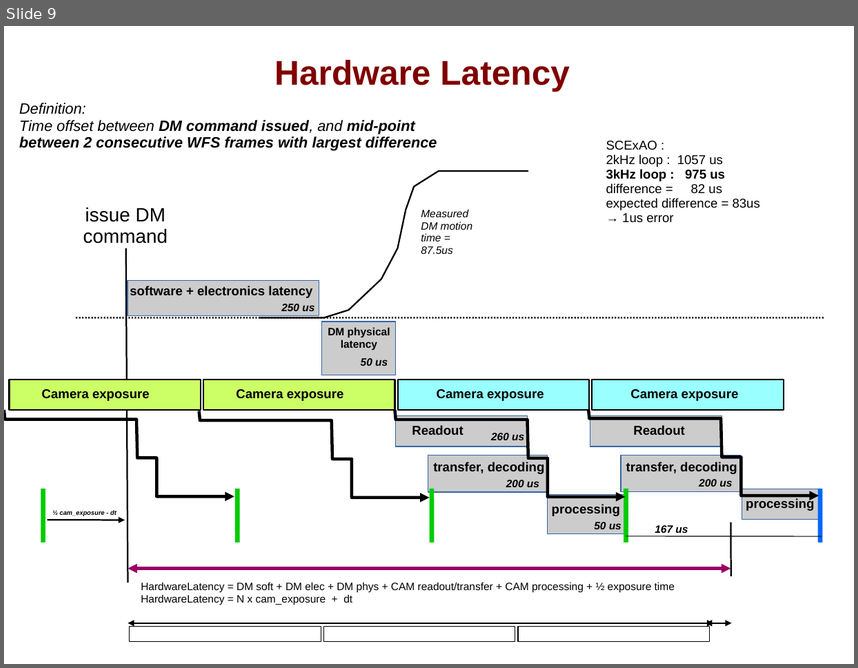
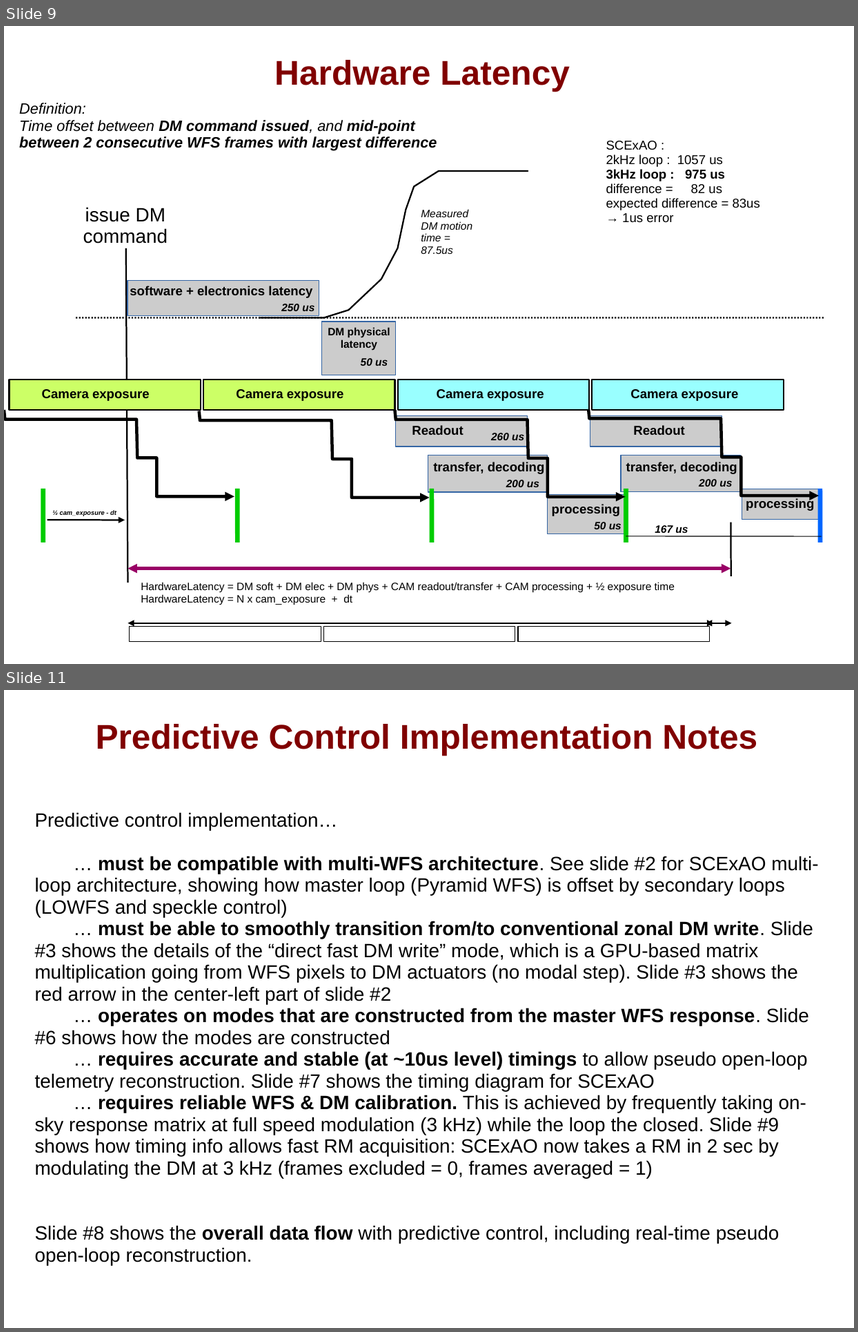
Before and after one commit to oguyon/AdaptiveOpticsControl, a slide deck: src/AOloopControl/doc/AOloopControl_figs.ppt. Shown one above the other, each under a label of ours: slide 9 before the commit, slides 9 and 11 after it; the slides between them are not shown. The pictures are 858x668 and 858x1332 pixels, drawn with LibreOffice and Linux fonts; fonts in the diff are those of the drawing. Boxes give left, top, right and bottom in pixels: in the first picture for what was removed or moved away, otherwise in the second. Text is boxed around its words. In the diff, an @@ line names an element or a change of style, - is before the commit and + after.

```diff
--- a/src/AOloopControl/doc/AOloopControl_figs.ppt
+++ b/src/AOloopControl/doc/AOloopControl_figs.ppt
@@ slide 11 added at bbox=[4, 690, 854, 1328], background #FFFFFF @@
@@ title added at bbox=[96, 724, 757, 756], 32 pt, text #800000, bold @@
+Predictive Control Implementation Notes
@@ text added at bbox=[35, 812, 818, 1265], 18 pt, text #000000 @@
+Predictive control implementation…
+… must be compatible with multi-WFS architecture. See slide #2 for SCExAO multi-loop architecture, showing how master loop (Pyramid WFS) is offset by secondary loops (LOWFS and speckle control)
+… must be able to smoothly transition from/to conventional zonal DM write. Slide #3 shows the details of the “direct fast DM write” mode, which is a GPU-based matrix multiplication going from WFS pixels to DM actuators (no modal step). Slide #3 shows the red arrow in the center-left part of slide #2
+… operates on modes that are constructed from the master WFS response. Slide #6 shows how the modes are constructed
+… requires accurate and stable (at ~10us level) timings to allow pseudo open-loop telemetry reconstruction. Slide #7 shows the timing diagram for SCExAO
+… requires reliable WFS & DM calibration. This is achieved by frequently taking on-sky response matrix at full speed modulation (3 kHz) while the loop the closed. Slide #9 shows how timing info allows fast RM acquisition: SCExAO now takes a RM in 2 sec by modulating the DM at 3 kHz (frames excluded = 0, frames averaged = 1)
+Slide #8 shows the overall data flow with predictive control, including real-time pseudo open-loop reconstruction.
```
Also in this commit, not shown: 1 slide changed, 43 other files.
